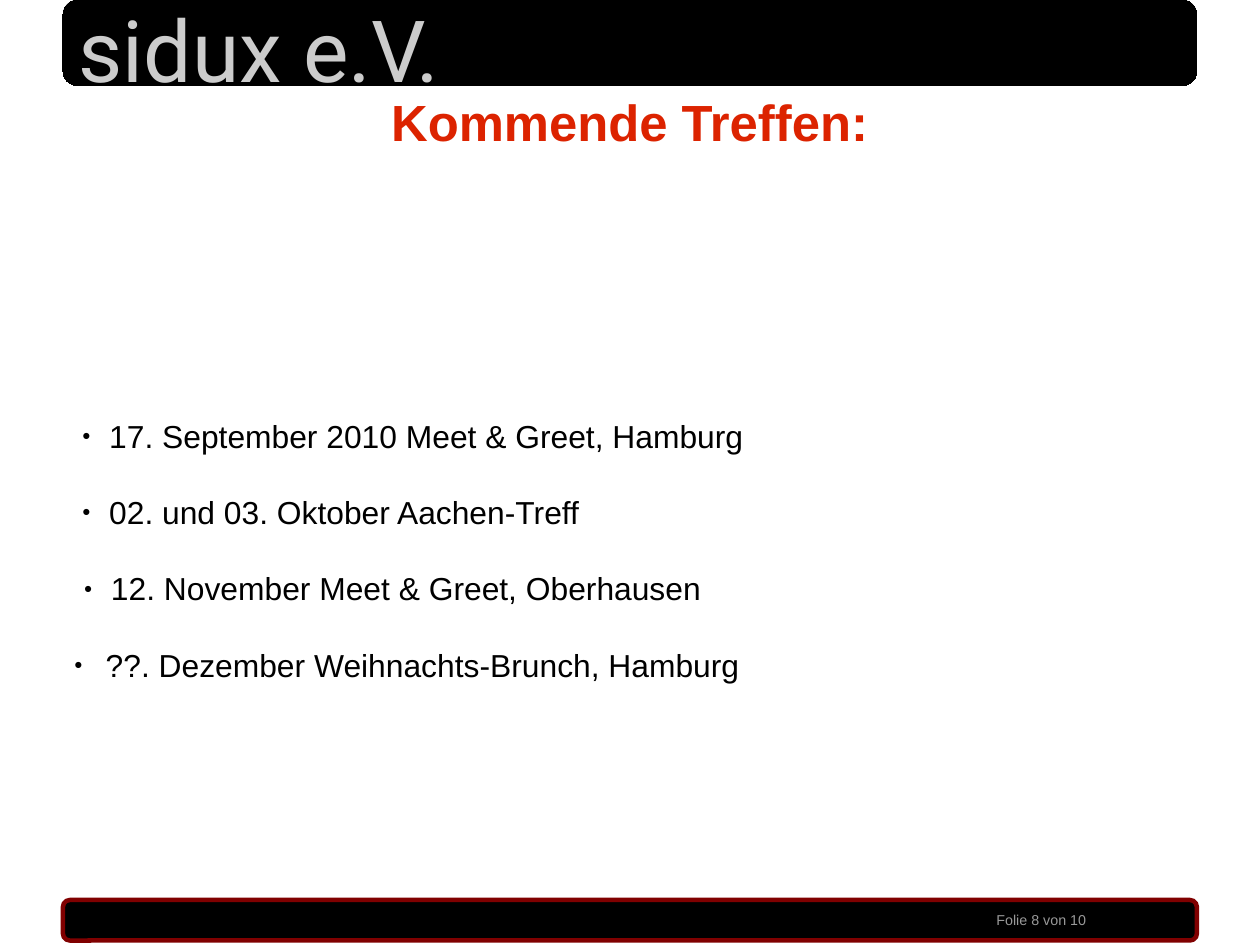
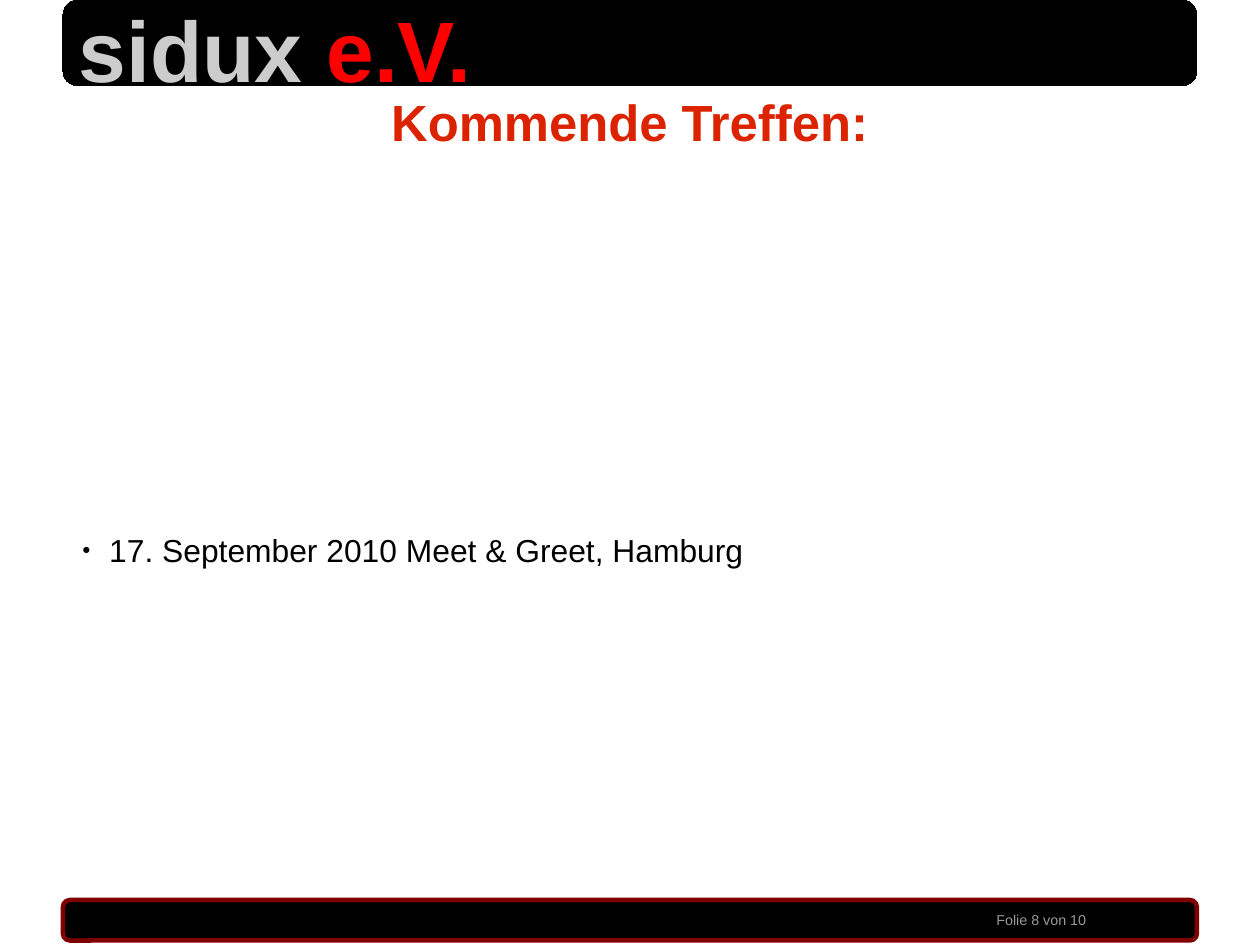
Before and after one commit to sidux-ev/praesentation, a slide deck: slide 8 of bin/sigint_2010.odp. Drawn at 1260x945 pixels with LibreOffice and Linux fonts; fonts in the diff are those of the drawing; background and template pictures are left out. Boxes give left, top, right and bottom in pixels: in the first picture for what was removed or moved away, otherwise in the second. Text is boxed around its words. In the diff, an @@ line names an element or a change of style, - is before the commit and + after.

Commit message:
clean up folien [(c) etc.], formatierung sidux e.V., etc. modified:   bin/sigint_2010.odp

```diff
--- a/bin/sigint_2010.odp
+++ b/bin/sigint_2010.odp
@@ text "sidux e.V." at [79, 20, 470, 98]: font Roboto to Arial, bold on; text colour #CCCCCC to #FF0000 in "e.V." @@
@@ text at [109, 501, 739, 682]: paragraphs removed @@
-● 02. und 03. Oktober Aachen-Treff
-● 12. November Meet & Greet, Oberhausen
-● ??. Dezember Weihnachts-Brunch, Hamburg
```
Also in this commit, not shown: 9 other slides changed.
